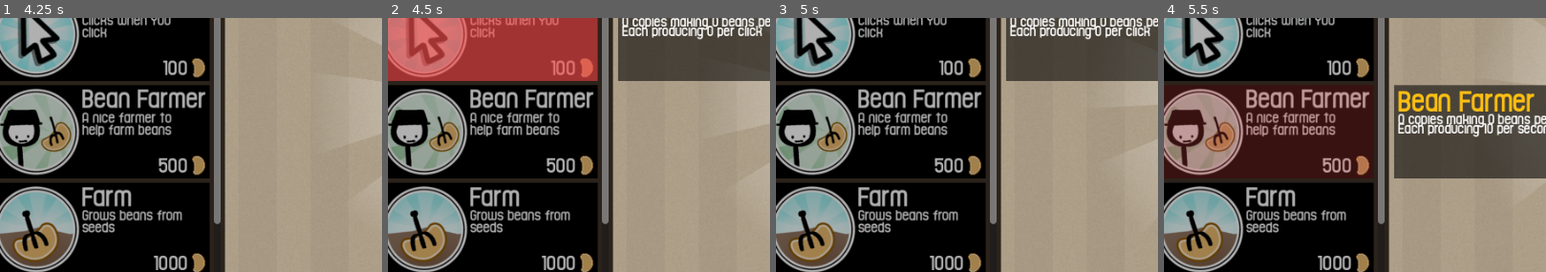
Above: before the commit, frames 1-4 (left to right).
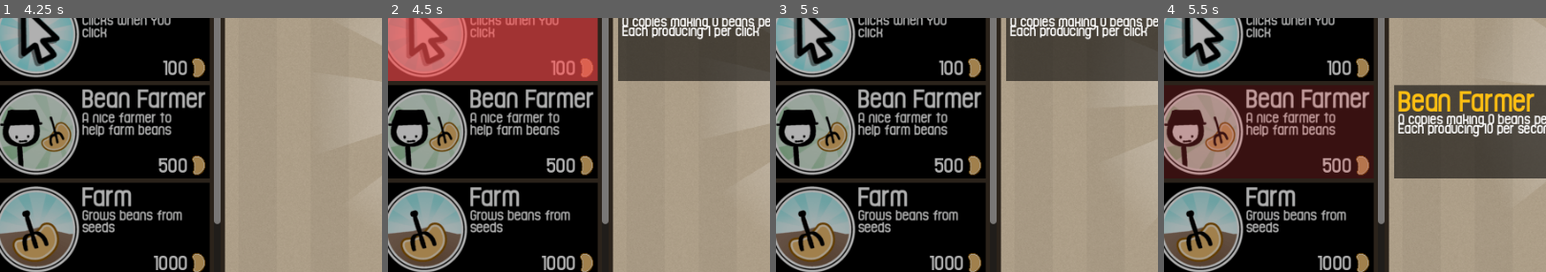
Above: after the commit, the same moments.

Repository: ZachSeb/BEAN-CLICKER-GODOT-4
Game: Godot game, scene res://scenes/levels/clicker_level.tscn
The game is run twice, just before and just after one commit, with the same random seed, the same clock (stepped at 60 frames per second) and the same inputs.
Inputs (mouse positions are % of the whole screen's width and height, from its top left):
- Up to frame 1 (4.25 s): click "LOAD DATA" at 0.5 s; click "RESET DATA" at 1.25 s; click (66, 62) at 2 s; click (4, 6) at 2.75 s; click (15, 30) at 3.5 s
- Up to frame 2 (4.5 s): click (15, 49) at 4.25 s
- Up to frame 3 (5 s): no input
- Up to frame 4 (5.5 s): click (15, 68) at 5 s
The pictures show only the part of the screen within x 2-52%, y 46-96%; the shares and areas given below are measured in that part.

Frame 1 is identical in both runs. In frame 2, 0.4% of the frame differs, in the area x 83-98%, y 3-8%; in frame 3, 0.4%; in frame 4, nothing differs.

Commit message:
added so that side menu shop buttons reset stats when player calls for reset data. also patched a bug where cursor side menu shop button doesn't change beans per click

Diff:
--- a/globals/user.gd
+++ b/globals/user.gd
@@ -67,6 +67,7 @@
 
 
 func evaluate_beans_per_click() -> int:
+	print('hi')
 	var return_value = 0
 	var side_menu_shop_buttons = get_tree().get_nodes_in_group("SideMenuShopButton")
 
--- a/save_file.gd
+++ b/save_file.gd
@@ -1,7 +1,7 @@
 extends Node
 
 const save_path = "user://save.dat"
-signal file_loaded
+signal file_loaded(reset: bool)
 
 
 func save_file():
@@ -18,7 +18,7 @@
 
 		User.set_data(loaded_data)
 		Settings.set_data(loaded_data)
-		file_loaded.emit()
+		file_loaded.emit(false)
 
 
 func reset_file():
@@ -26,7 +26,7 @@
 
 	User.set_data(default_variables)
 	Settings.set_data(default_variables)
-	file_loaded.emit()
+	file_loaded.emit(true)
 
 
 func create_user_data() -> Dictionary:
@@ -94,7 +94,3 @@
 		"TEXT_PARTICLES": true
 	}
 	return default_dict
-
-
-func _on_file_loaded():
-	print("biiiiasdfdasfdafdsa")
--- a/scenes/gui/menus/side_menu.tscn
+++ b/scenes/gui/menus/side_menu.tscn
@@ -124,7 +124,6 @@
 [node name="ShopAutoClickerButton" parent="MenuStates/Shop/ScrollContainer/VBoxContainer" instance=ExtResource("5_df5lf")]
 layout_mode = 2
 mouse_filter = 1
-base_cost = 15
 
 [node name="ShopCursorButton" parent="MenuStates/Shop/ScrollContainer/VBoxContainer" instance=ExtResource("2_1w61d")]
 layout_mode = 2
--- a/scenes/gui/side_menu_elements/buttons/shop_buttons/shop_auto_clicker_button.tscn
+++ b/scenes/gui/side_menu_elements/buttons/shop_buttons/shop_auto_clicker_button.tscn
@@ -5,4 +5,5 @@
 [node name="ShopAutoClickerButton" instance=ExtResource("1_dhmby")]
 button_type = 1
 title_name = "Auto Clicker"
+base_cost = 15
 building_production_num = 1
--- a/scenes/gui/side_menu_elements/buttons/shop_buttons/shop_cursor_button.tscn
+++ b/scenes/gui/side_menu_elements/buttons/shop_buttons/shop_cursor_button.tscn
@@ -8,3 +8,4 @@
 title_name = "Cursor"
 base_cost = 100
 building_production_num = 15
+production_per_click = 1
--- a/scenes/gui/side_menu_elements/buttons/shop_buttons/side_menu_shop_button.gd
+++ b/scenes/gui/side_menu_elements/buttons/shop_buttons/side_menu_shop_button.gd
@@ -16,7 +16,8 @@
 
 func _ready():
 	update_state()
-	User.connect("beans_stats_changed", update_state)
+	User.beans_stats_changed.connect(update_state)
+	SaveFile.file_loaded.connect(reset_stats)
 
 	$".".button_down.connect(try_purchase)
 
@@ -60,6 +61,15 @@
 	$SideInfo.update_state()
 
 
+func reset_stats(reset):
+	if reset:
+		cost = base_cost
+		$CostText/Label.text = str(cost)
+
+		owned_buildings = 0
+		update_state()
+
+
 func _on_mouse_entered():
 	$SideInfo.visible = true
 
--- a/scenes/gui/side_menu_elements/settings_elements/bean_particles_check_button.gd
+++ b/scenes/gui/side_menu_elements/settings_elements/bean_particles_check_button.gd
@@ -5,5 +5,5 @@
 	Settings.bean_particles = $CheckButton.button_pressed
 
 
-func refresh():
+func refresh(_reset):
 	$CheckButton.button_pressed = Settings.bean_particles
--- a/scenes/gui/side_menu_elements/settings_elements/display_fps_check_button.gd
+++ b/scenes/gui/side_menu_elements/settings_elements/display_fps_check_button.gd
@@ -1,6 +1,6 @@
 extends SettingsCheckButton
 
-func refresh():
+func refresh(_reset):
 	$CheckButton.button_pressed = Settings.display_fps
 
 
--- a/scenes/gui/side_menu_elements/settings_elements/display_mode_drop_down.gd
+++ b/scenes/gui/side_menu_elements/settings_elements/display_mode_drop_down.gd
@@ -1,6 +1,6 @@
 extends SettingsDropDown
 
-func refresh():
+func refresh(_reset):
 	$OptionButton.selected = Settings.display_mode
 
 
--- a/scenes/gui/side_menu_elements/settings_elements/master_volume_slider.gd
+++ b/scenes/gui/side_menu_elements/settings_elements/master_volume_slider.gd
@@ -5,5 +5,5 @@
 	Settings.master_volume = value
 
 
-func refresh():
+func refresh(_reset):
 	$HSlider.value = Settings.master_volume
--- a/scenes/gui/side_menu_elements/settings_elements/music_volume_slider.gd
+++ b/scenes/gui/side_menu_elements/settings_elements/music_volume_slider.gd
@@ -5,5 +5,5 @@
 	Settings.music_volume = value
 
 
-func refresh():
+func refresh(_reset):
 	$HSlider.value = Settings.music_volume
--- a/scenes/gui/side_menu_elements/settings_elements/presets/settings_check_button.gd
+++ b/scenes/gui/side_menu_elements/settings_elements/presets/settings_check_button.gd
@@ -9,7 +9,7 @@
 	SaveFile.file_loaded.connect(refresh)
 
 
-func refresh():
+func refresh(_reset):
 	print("refresh settings check button")
 
 
--- a/scenes/gui/side_menu_elements/settings_elements/presets/settings_drop_down.gd
+++ b/scenes/gui/side_menu_elements/settings_elements/presets/settings_drop_down.gd
@@ -7,7 +7,7 @@
 	SaveFile.file_loaded.connect(refresh)
 
 
-func refresh():
+func refresh(_reset):
 	print('refresh')
 
 
--- a/scenes/gui/side_menu_elements/settings_elements/presets/settings_slider.gd
+++ b/scenes/gui/side_menu_elements/settings_elements/presets/settings_slider.gd
@@ -17,5 +17,5 @@
 	print(value)
 
 
-func refresh():
+func refresh(_reset):
 	print("refresh")
--- a/scenes/gui/side_menu_elements/settings_elements/sfx_volume_slider.gd
+++ b/scenes/gui/side_menu_elements/settings_elements/sfx_volume_slider.gd
@@ -4,5 +4,5 @@
 	Settings.sfx_volume = value
 
 
-func refresh():
+func refresh(_reset):
 	$HSlider.value = Settings.sfx_volume
--- a/scenes/gui/side_menu_elements/settings_elements/text_particles_check_button.gd
+++ b/scenes/gui/side_menu_elements/settings_elements/text_particles_check_button.gd
@@ -5,5 +5,5 @@
 	Settings.text_particles = $CheckButton.button_pressed
 
 
-func refresh():
+func refresh(_reset):
 	$CheckButton.button_pressed = Settings.text_particles
--- a/scenes/gui/side_menu_elements/settings_elements/vsync_check_button.gd
+++ b/scenes/gui/side_menu_elements/settings_elements/vsync_check_button.gd
@@ -1,7 +1,7 @@
 extends SettingsCheckButton
 
 
-func refresh():
+func refresh(_reset):
 	$CheckButton.button_pressed = Settings.vsync_enabled
 
 
Not shown: 2 places in scenes/gui/menus/side_menu.tscn that only renumber resources
Not shown: 2 places in scenes/objects/ui.tscn that only renumber resources
